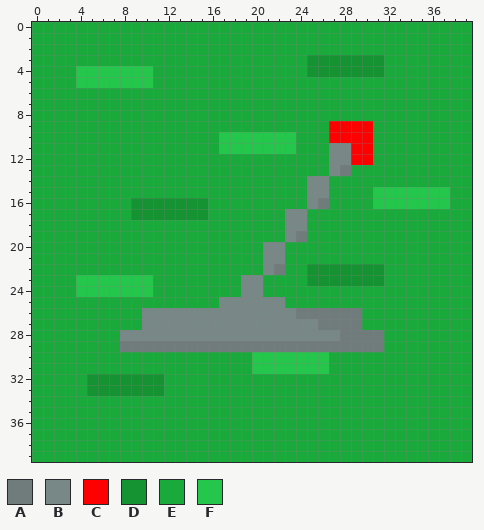
File history of a pixel-art sprite, switchOff.png. Above: the version before the commit.
The file is 40x40 pixels.
Palette (. is transparent): A #6f7c7b  B #788887  C #ff0000  D #159232  E #1aaa3c  F #24c74b
New version:
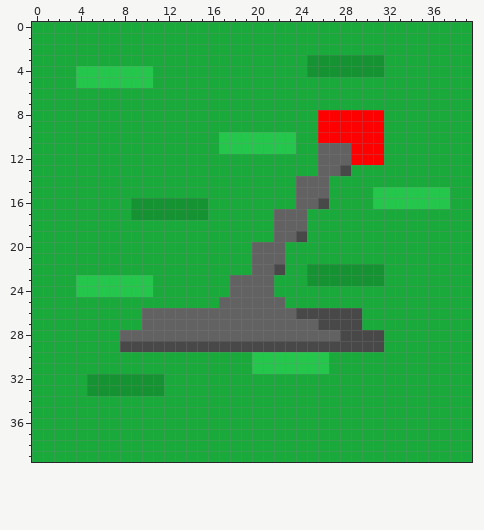
What changed:
@@ palette @@
-A #6f7c7b
+A #484848
-B #788887
+B #626262
@@ x 16..33 @@
  7 EEEEEEEEEEEEEEEEEE
- 8 EEEEEEEEEEEEEEEEEE
- 9 EEEEEEEEEEECCCCEEE
-10 EFFFFFFFEEECCCCEEE
-11 EFFFFFFFEEEBBCCEEE
-12 EEEEEEEEEEEBBCCEEE
-13 EEEEEEEEEEEBAEEEEE
-14 EEEEEEEEEBBEEEEEEE
-15 EEEEEEEEEBBEEEEFFF
-16 EEEEEEEEEBAEEEEFFF
-17 EEEEEEEBBEEEEEEEEE
-18 EEEEEEEBBEEEEEEEEE
-19 EEEEEEEBAEEEEEEEEE
-20 EEEEEBBEEEEEEEEEEE
-21 EEEEEBBEEEEEEEEEEE
-22 EEEEEBAEEDDDDDDDEE
-23 EEEBBEEEEDDDDDDDEE
-24 EEEBBEEEEEEEEEEEEE
+ 8 EEEEEEEEEECCCCCCEE
+ 9 EEEEEEEEEECCCCCCEE
+10 EFFFFFFFEECCCCCCEE
+11 EFFFFFFFEEBBBCCCEE
+12 EEEEEEEEEEBBBCCCEE
+13 EEEEEEEEEEBBAEEEEE
+14 EEEEEEEEBBBEEEEEEE
+15 EEEEEEEEBBBEEEEFFF
+16 EEEEEEEEBBAEEEEFFF
+17 EEEEEEBBBEEEEEEEEE
+18 EEEEEEBBBEEEEEEEEE
+19 EEEEEEBBAEEEEEEEEE
+20 EEEEBBBEEEEEEEEEEE
+21 EEEEBBBEEEEEEEEEEE
+22 EEEEBBAEEDDDDDDDEE
+23 EEBBBBEEEDDDDDDDEE
+24 EEBBBBEEEEEEEEEEEE
 25 EBBBBBBEEEEEEEEEEE
Changed places in both pictures, as pixel boxes (x1, y1, x2, y2):
changed: (120, 110, 384, 352)
